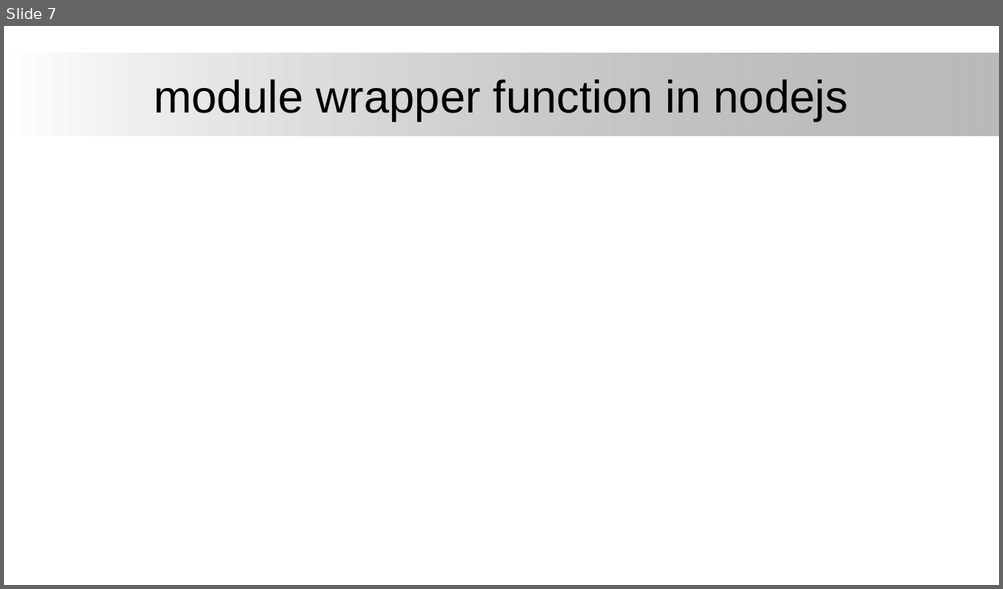
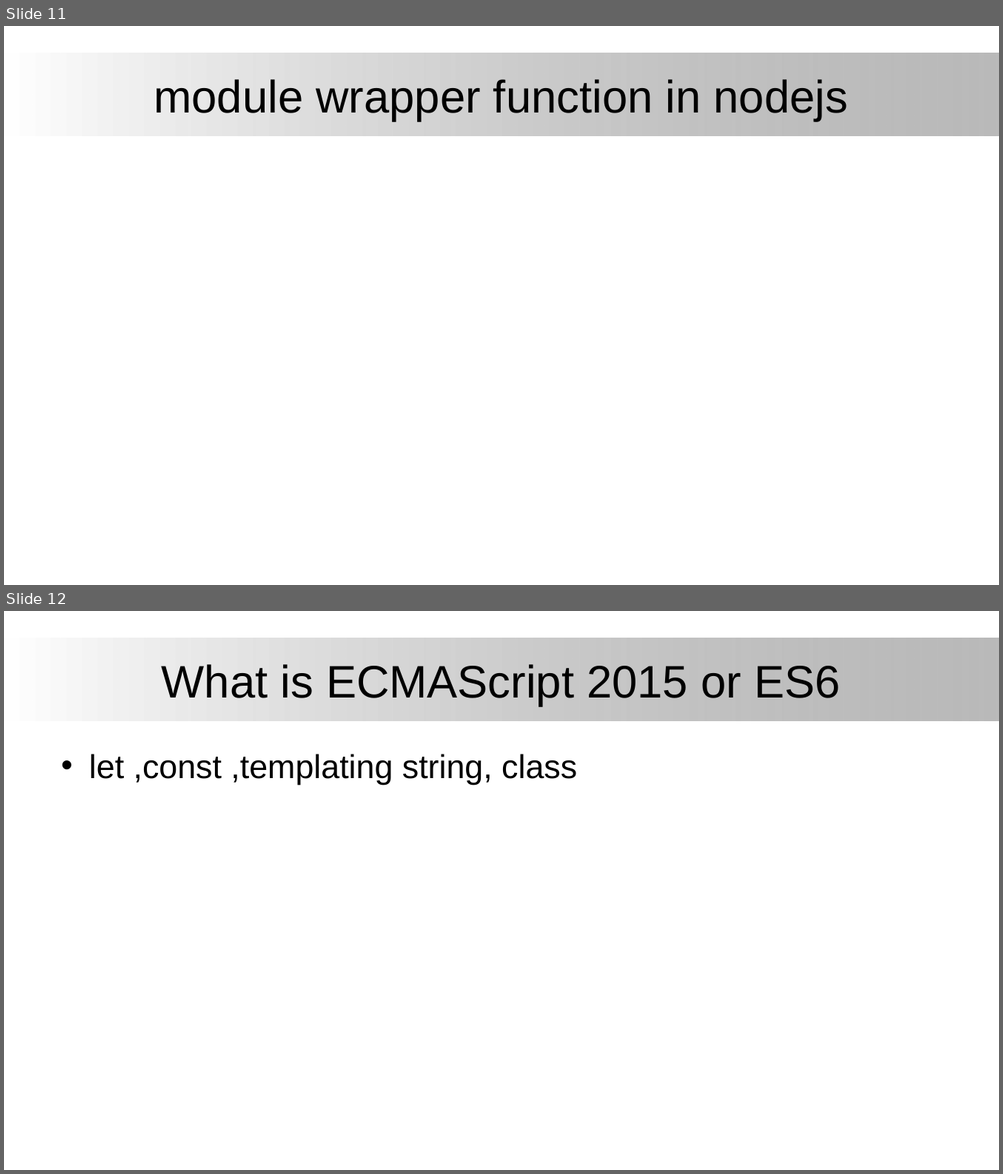
Before and after one commit to firstmentor/nodejs, a slide deck: Node Js.pptx. Shown one above the other, each under a label of ours: slide 7 before the commit, slides 11 and 12 after it. The pictures are 1003x589 and 1003x1174 pixels, drawn with LibreOffice and Linux fonts; fonts in the diff are those of the drawing; background and template pictures are left out. Boxes give left, top, right and bottom in pixels: in the first picture for what was removed or moved away, otherwise in the second. Text is boxed around its words. In the diff, an @@ line names an element or a change of style, - is before the commit and + after.

```diff
--- a/Node Js.pptx
+++ b/Node Js.pptx
@@ slide 12 added at (4, 611, 999, 1170), background #FFFFFF; not listed: 1 template element that a slide beside it also shows @@
@@ title added at (162, 664, 839, 706), 44 pt, text #000000 @@
+What is ECMAScript 2015 or ES6
@@ text added at (89, 754, 577, 785), 32 pt, text #000000 @@
+• let ,const ,templating string, class
@@ what was slide 7 is now slide 11 @@
```
Also in this commit, not shown: 12 other slides added, 11 other files.
